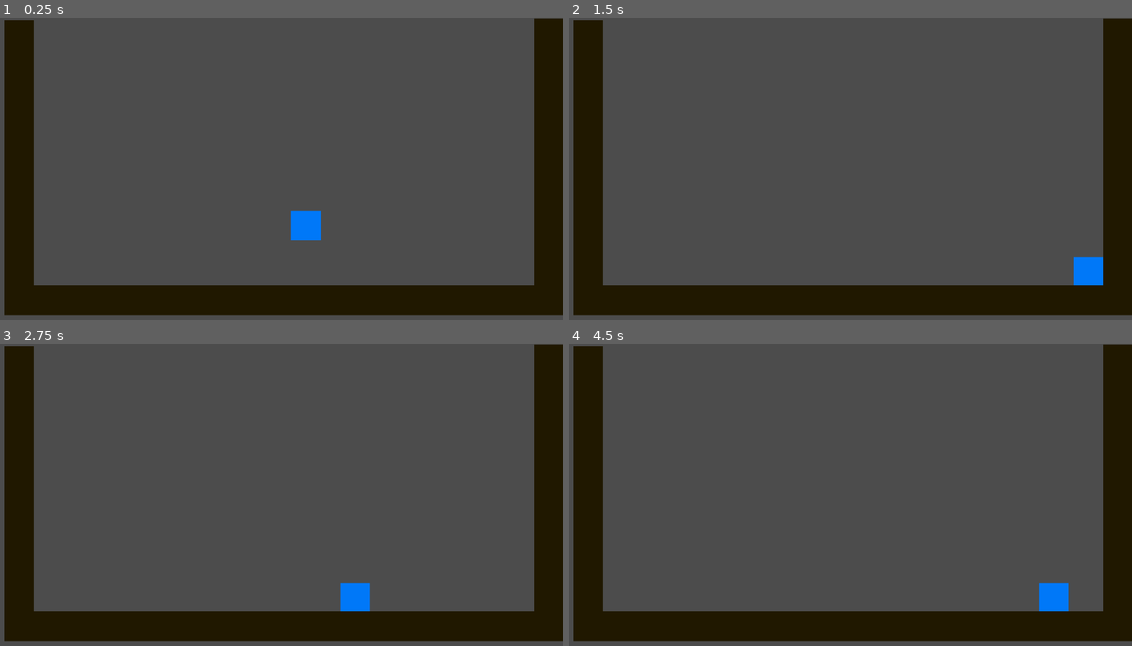
Above: before the commit, frames 1-4 (two rows, left to right).
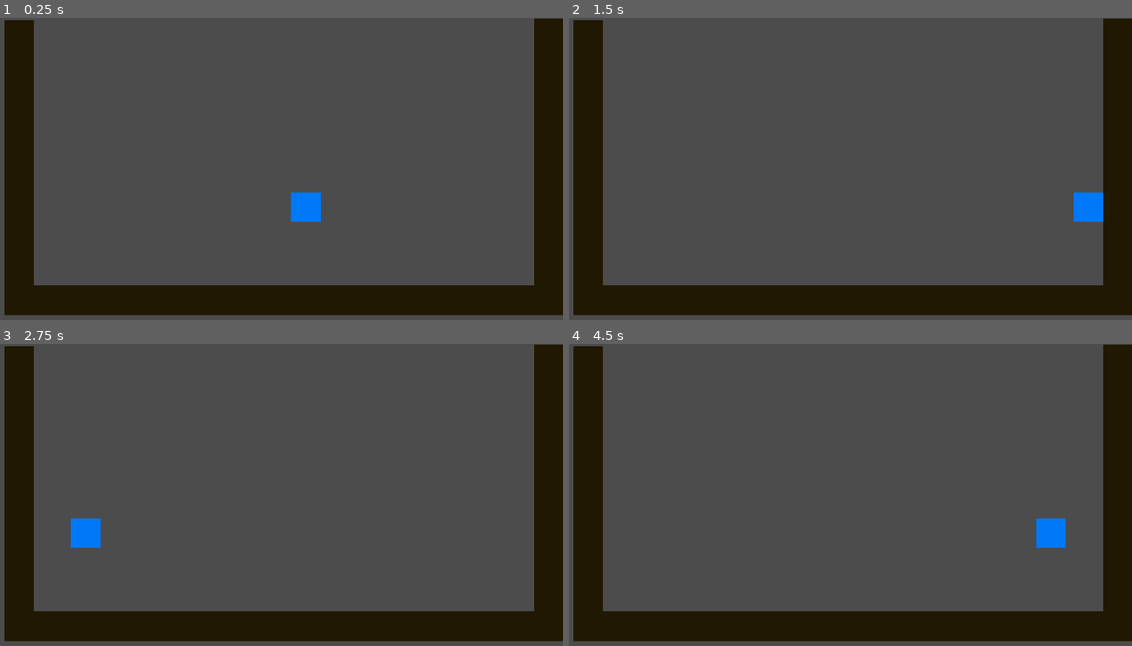
Above: after the commit, the same moments.

Repository: studiocentauri/game-programming-workshop
Game: Godot game, scene res://scenes/physics/kinematic.tscn
Same seed, same stepped clock (60 frames per second), same inputs: the game is played once before the commit and once after it. This scene is started directly instead of the project's main scene.
Inputs:
- Up to frame 1 (0.25 s): no input
- Up to frame 2 (1.5 s): tap Enter (confirm) at 0.5, 1.35 s; hold Right (right) from 0.53 s (still down); tap Space (jump) at 0.6, 0.77, 1.07 s
- Up to frame 3 (2.75 s): tap Space (jump) at 1.52, 1.55, 1.82, 2.1 s; tap Enter (confirm) at 2 s; release Right (right) at 2.03 s; hold Left (left) from 2.03 s (still down)
- Up to frame 4 (4.5 s): release Left (left) at 2.78 s; hold Right (right) 2.78-4.28 s; tap Enter (confirm) at 2.85, 4.25, 4.35 s; tap Space (jump) at 3.02, 3.05, 3.32, 3.6, 3.77, 4.07 s; hold Left (left) from 4.28 s (still down)

The runs differ from the first frame. In frame 1, 0.7% of the frame differs, in the area x 51-58%, y 57-74%; in frame 2, 1.0%; in frame 3, 1.0%, in the area x 12-66%, y 57-89%; in frame 4, 1.0%.

Commit message:
Add Comment tasks

Diff:
--- a/project/scenes/input_output/input.gd
+++ b/project/scenes/input_output/input.gd
@@ -1,5 +1,9 @@
 extends Node
 
 func _process(delta):
+	# When Key is Pressed Down
 	if Input.is_action_just_pressed("confirm"):
 		print("Pressed Enter!")
+	# When Key is Being Pressed Down
+
+	# When Key is Released
--- a/project/scenes/mechanics/Jumper.gd
+++ b/project/scenes/mechanics/Jumper.gd
@@ -9,7 +9,9 @@
 export var onGround=false
 
 func _process(delta):
-	if onGround and Input.is_action_just_pressed("jump"):
+	if Input.is_action_just_pressed("jump"):
+	# Replace Comment to check for Ground
+	# if onGround and Input.is_action_just_pressed("jump"):
 			jump()
 
 func _physics_process(delta):
--- a/project/scenes/movement/Player.gd
+++ b/project/scenes/movement/Player.gd
@@ -8,11 +8,15 @@
 		xDir = -1.0
 	if Input.is_action_pressed("right"):
 		xDir = 1.0
-	position.x += xDir * speed * delta
+	position.x +=xDir * speed
+	# position.x += xDir * speed * delta
 
+	# Remove multiline comment to enable y-motion
+	"""
 	var yDir = 0.0
 	if Input.is_action_pressed("up"):
 		yDir = -1.0
 	if Input.is_action_pressed("down"):
 		yDir = 1.0
 	position.y += yDir * speed * delta
+	"""
--- a/project/scenes/physics/Char.gd
+++ b/project/scenes/physics/Char.gd
@@ -11,7 +11,8 @@
 	velocity = Vector2.ZERO
 
 func _physics_process(delta):
-	apply_gravity(delta)
+	# Remove to Apply Gravity
+	# apply_gravity(delta)
 	apply_motion(delta)
 	velocity = rb.move_and_slide(velocity)
 
@@ -28,4 +29,5 @@
 		velocity.x = lerp(velocity.x,0.0,friction)
 	else:
 		velocity.x += xDir*acceleration*delta
-	velocity.x=clamp(velocity.x,-maxSpeed,maxSpeed)
+	# Remove to Clamp Velocity
+	# velocity.x=clamp(velocity.x,-maxSpeed,maxSpeed)
--- a/project/scenes/physics/Player.gd
+++ b/project/scenes/physics/Player.gd
@@ -12,5 +12,6 @@
 	elif Input.is_action_pressed("right"):
 		vel.x=speed
 	else:
+		# Enables friction
 		vel.x=lerp(vel.x,0.0,fric)
 	rb.linear_velocity=vel
